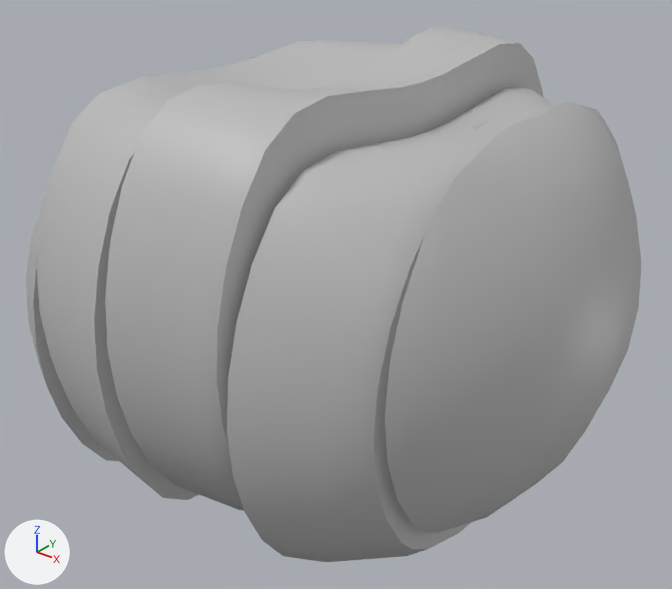
The FBX model Assets/Models/FBXTomato/5of6Tomato.fbx, before and after one commit.
Before and after are seen from a 50 mm camera at (0.0184, -0.0238, 0.0134) aimed at (-0.0006, -0.0001, -0.0013). The axes (+X, +Y, +Z) are drawn at lower left. The lights are the same throughout. Where no turn or scale is listed for an object, it has been applied to the vertices.
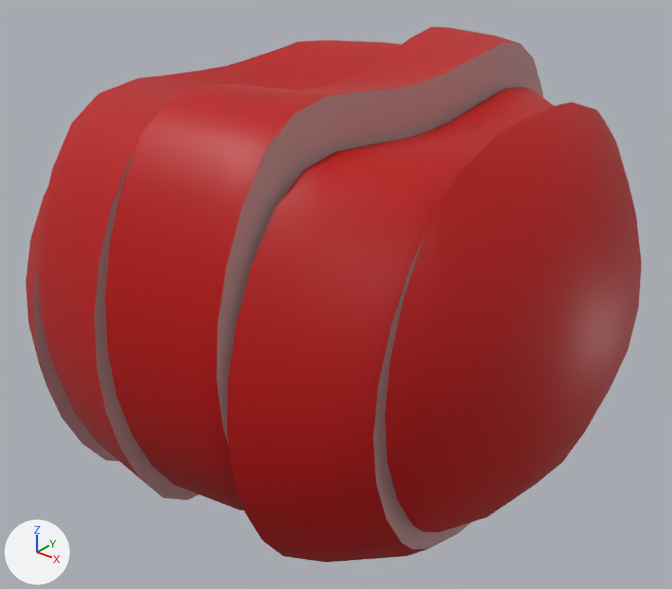
The newer file is also rescaled (x100.0), turned or shifted as a whole; pictures and numbers use the older file's frame.

Pixel boxes [x1, y1, x2, y2] of what changed, in the pictures (672 x 589 px):
```json
{"part": 1, "of": "me_mesh", "change": "recoloured", "before": [26, 27, 641, 562], "after": [26, 27, 641, 562], "on screen": "grey to red"}
{"part": 2, "of": "me_mesh", "change": "recoloured", "before": [33, 43, 543, 549], "after": [33, 43, 543, 549]}
```

Scene script edits in JSON lines:
```json
{"op": "add", "block": "mat_lambert2", "code": ["mat_lambert2 = principled_material('lambert2')", "mat_lambert2.base_color = (0.5, 0.0, 0.0)  # red #bc0000"]}
{"op": "add", "block": "mat_phong1", "code": ["mat_phong1 = principled_material('phong1')", "mat_phong1.base_color = (0.5, 0.25, 0.25)  # pink #bc8989", "mat_phong1.roughness = 0.553"]}
{"block": "me_mesh", "where": "me_mesh.from_pydata(...)  # 682 vertices, 528 faces; spans x -0.011..0.0107, y -0.01..0.01, z -0.0083..0.0073"}
{"block": "me_mesh", "where": "# used by ob_psphere1; location = (-0.00097, 0.0, 0.0)"}
{"block": "me_mesh", "change": "me_mesh part 1: 520 of the faces centred in x -0.0107..0.0104, y -0.0097..0.0097, z -0.0082..0.0073 switch from mat_lambert1 (grey #bcbcbc) to mat_lambert2 (red #bc0000)"}
{"block": "me_mesh", "change": "me_mesh part 2: all 8 faces centred in x -0.0053..0.0076, y 0.0, z -0.0016..0.0006 switch from mat_lambert1 (grey #bcbcbc) to mat_phong1 (pink #bc8989)"}
```
